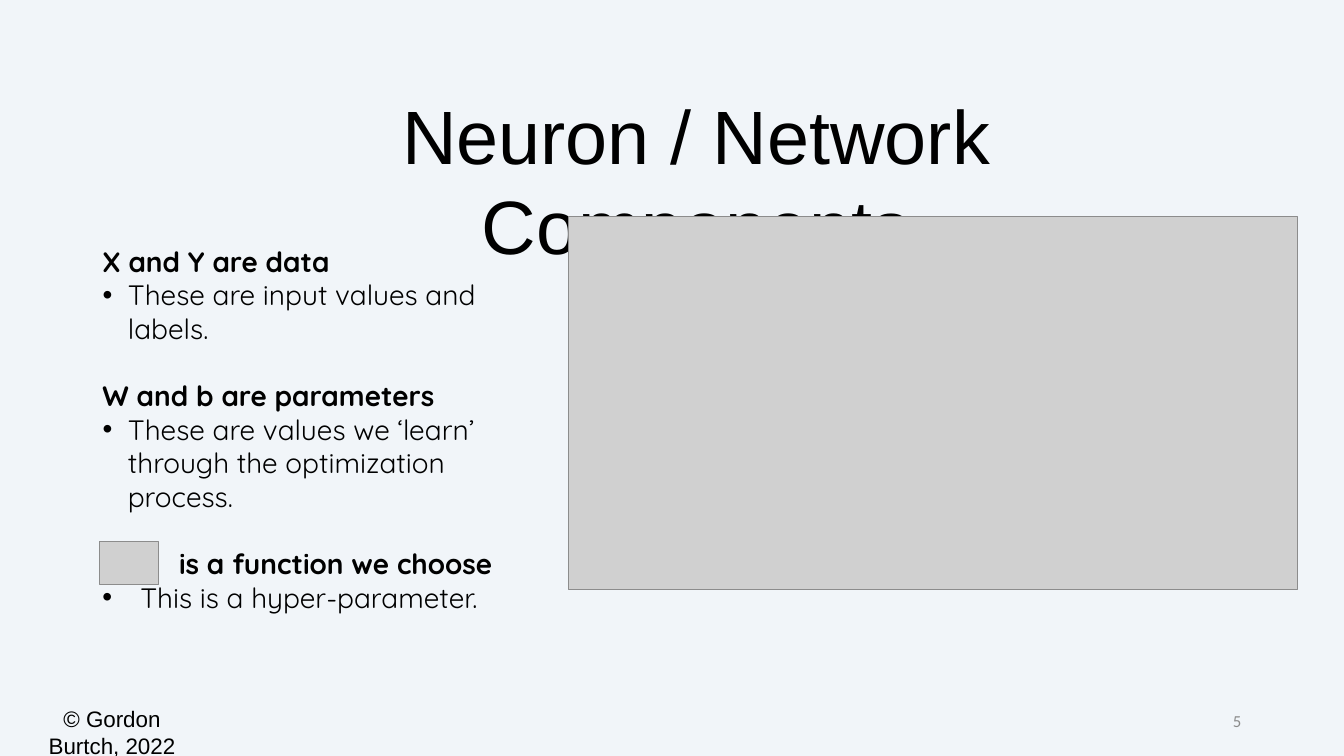
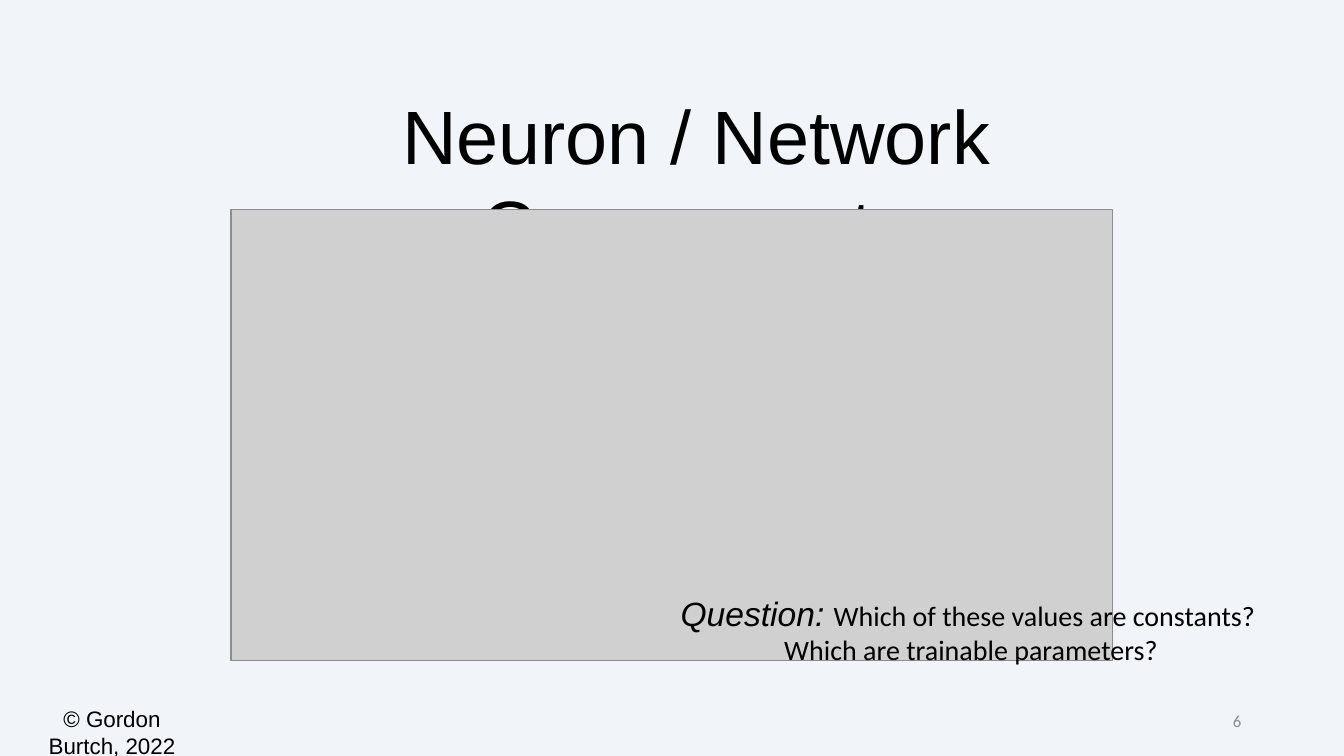
Before and after one commit to zizgao/BA865-2022, a slide deck: slide 6 of Week 2/02 - Math & Keras.pptx (slide 5 before the commit). Drawn at 1344x756 pixels with LibreOffice and Linux fonts; fonts in the diff are those of the drawing; grey boxes stand for pictures. Boxes give left, top, right and bottom in pixels: in the first picture for what was removed or moved away, otherwise in the second. Text is boxed around its words. In the diff, an @@ line names an element or a change of style, - is before the commit and + after.

Commit message:
slide updates.

```diff
--- a/Week 2/02 - Math & Keras.pptx
+++ b/Week 2/02 - Math & Keras.pptx
@@ picture: place and size @@
-picture at [569, 217, 1298, 590]
+picture at [231, 210, 1113, 660]
@@ text removed at [102, 251, 492, 614] @@
-X and Y are data
-• These are input values and labels.
-W and b are parameters
-• These are values we ‘learn’ through the optimization process.
-is a function we choose
-• This is a hyper-parameter.
@@ picture removed at [100, 542, 159, 585] @@
@@ text added at [681, 601, 1255, 667], 20 pt, text #000000 @@
+Question: Which of these values are constants?
+Which are trainable parameters?
@@ page number at [1233, 716, 1241, 727]: text changed @@
-5
+6
```
Also in this commit, not shown: 1 other slide changed, 3 slides added, 2 slides removed, 2 other files.
